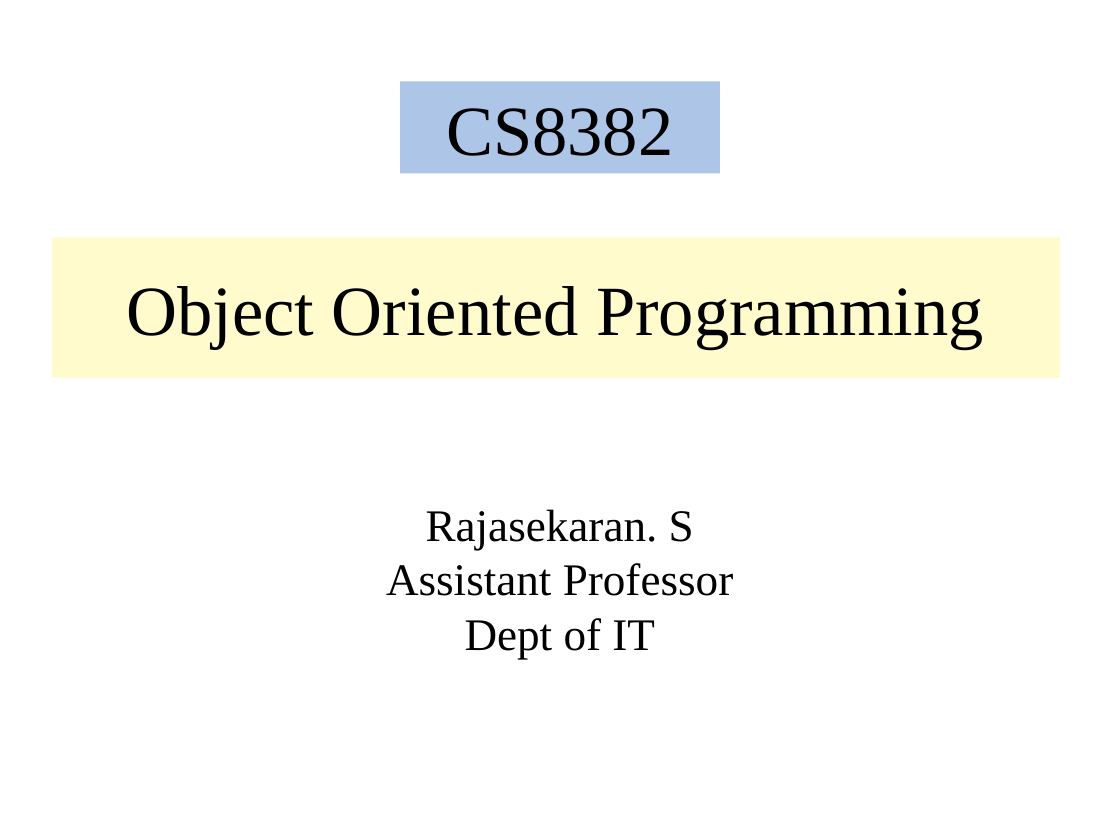
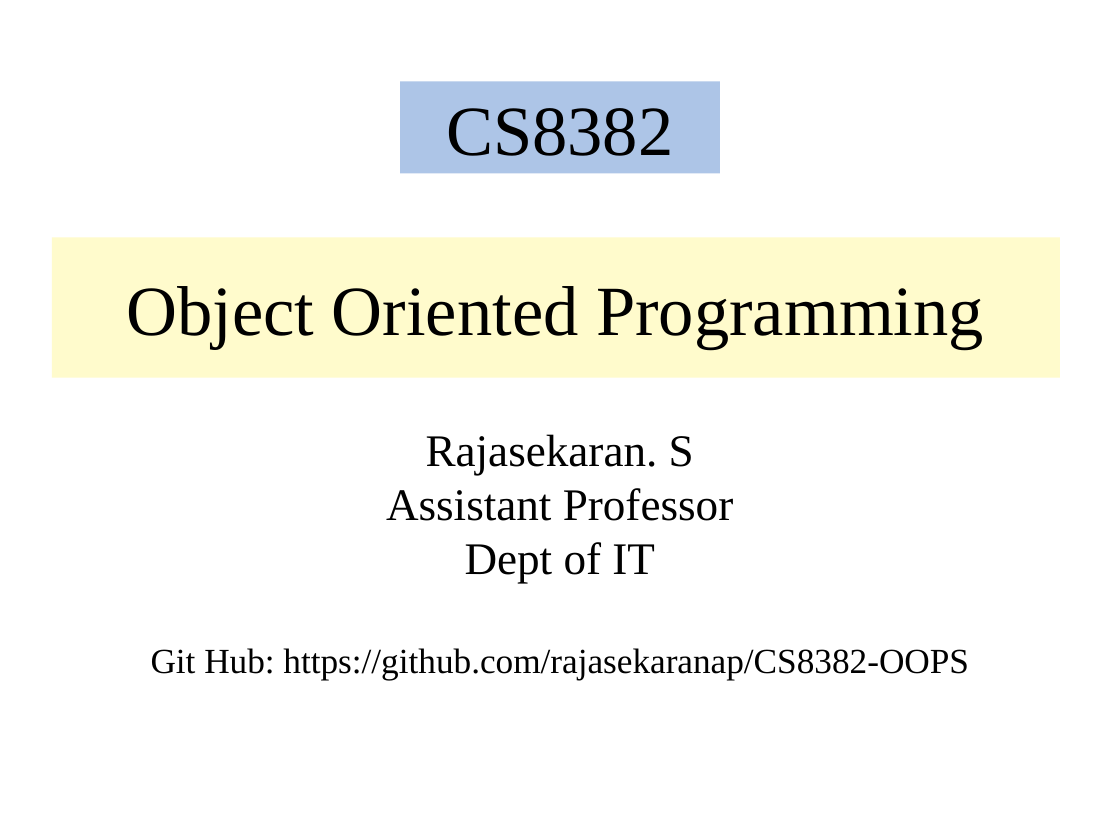
Before and after one commit to rajasekaran36/CS8392-OOPS, a slide deck: slide 1 of Slides/Unit 1/CS8382_U1_1_OOP_Intro.odp. Drawn at 1120x840 pixels with LibreOffice and Linux fonts; fonts in the diff are those of the drawing. Boxes give left, top, right and bottom in pixels: in the first picture for what was removed or moved away, otherwise in the second. Text is boxed around its words. In the diff, an @@ line names an element or a change of style, - is before the commit and + after.

```diff
--- a/Slides/Unit 1/CS8382_U1_1_OOP_Intro.odp
+++ b/Slides/Unit 1/CS8382_U1_1_OOP_Intro.odp
@@ subtitle "Rajasekaran. S" moved from (x1=386, y1=509, x2=734, y2=659) to (x1=151, y1=434, x2=969, y2=680) @@
@@ subtitle at (x1=151, y1=648, x2=969, y2=680): paragraph added @@
+Git Hub: https://github.com/rajasekaranap/CS8382-OOPS
```
Also in this commit, not shown: 9 other files.
